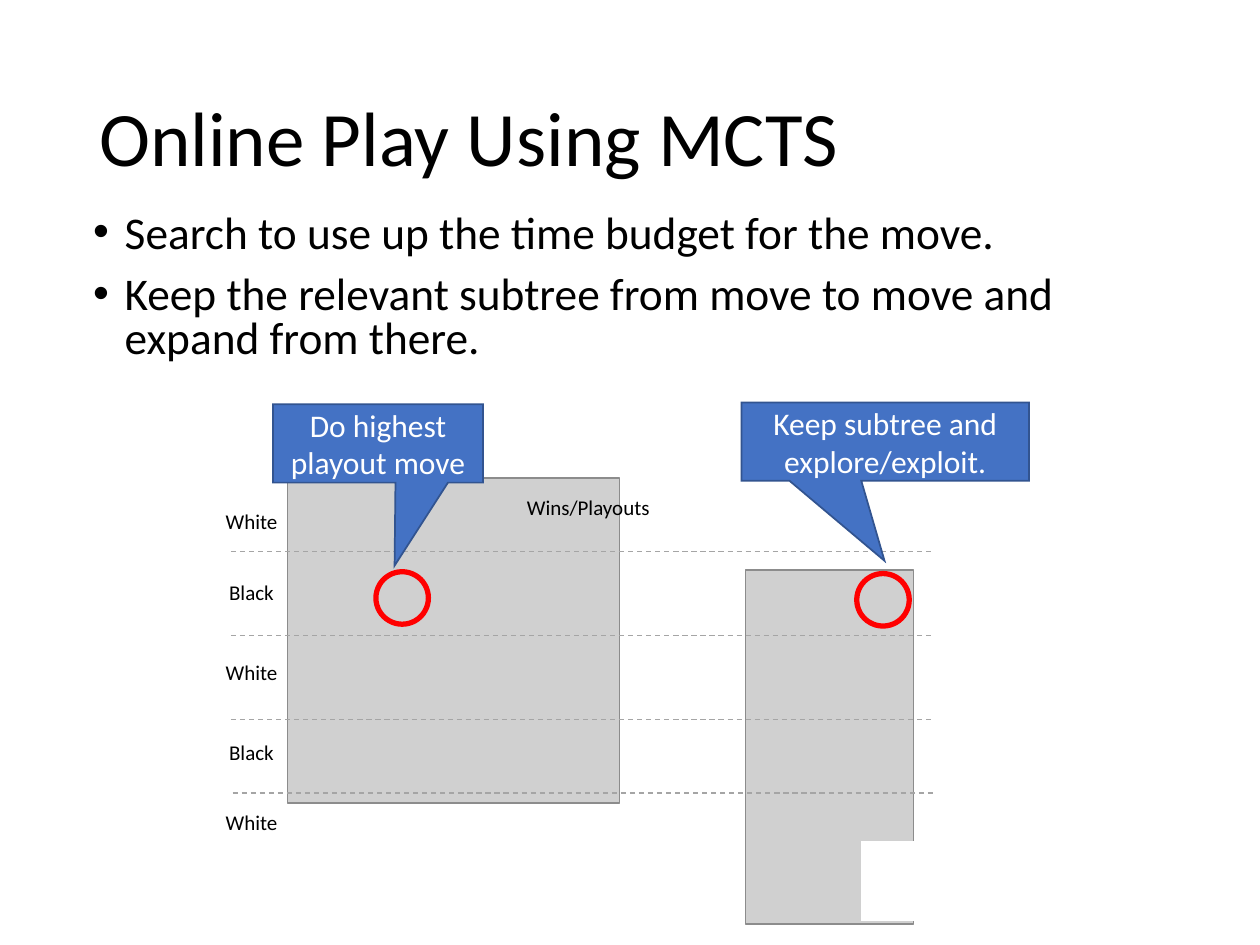
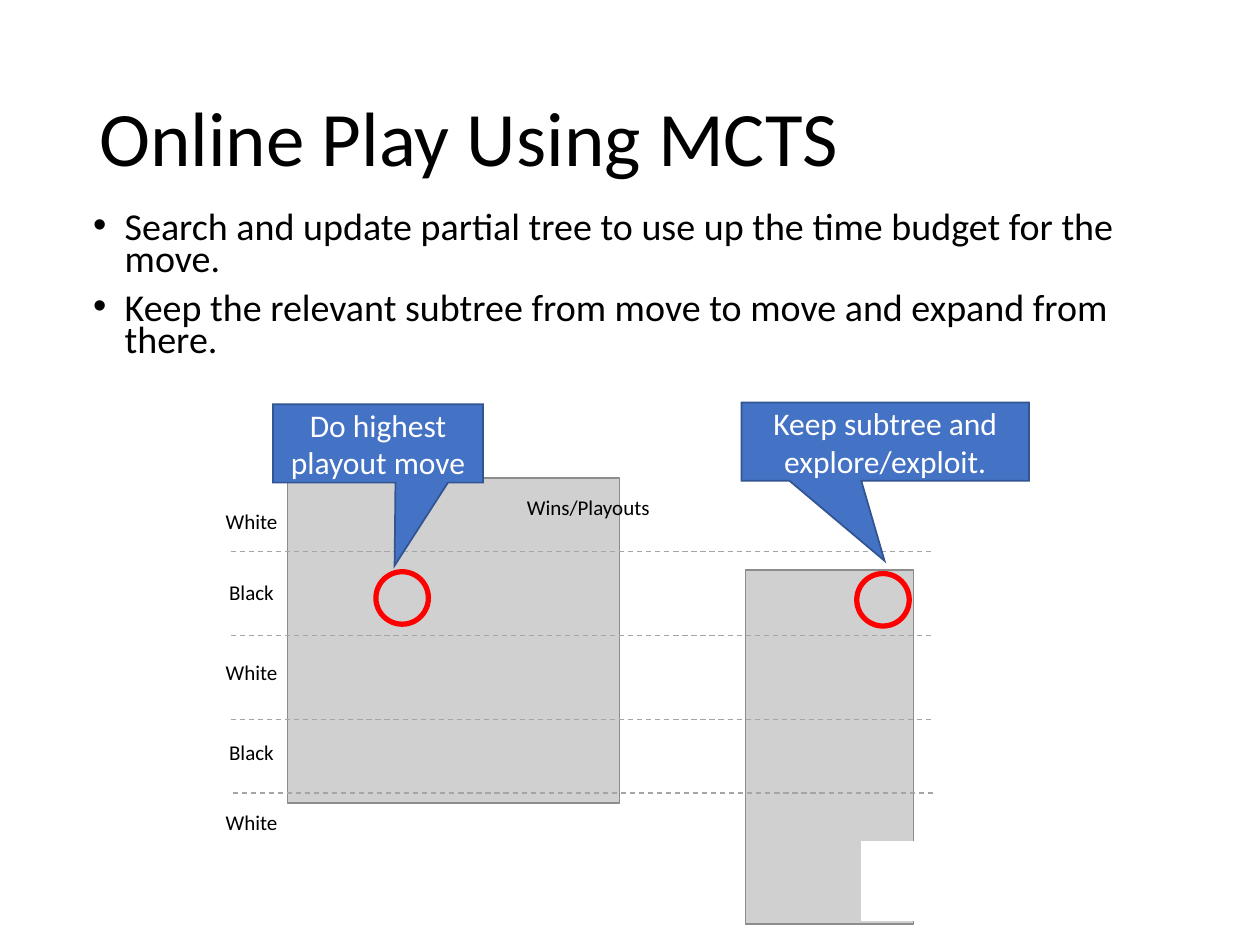
Before and after one commit to mhahsler/CS7320-AI, a slide deck: slide 38 of slides/05_games.pptx. Drawn at 1260x945 pixels with LibreOffice and Linux fonts; fonts in the diff are those of the drawing; grey boxes stand for pictures. Boxes give left, top, right and bottom in pixels: in the first picture for what was removed or moved away, otherwise in the second. Text is boxed around its words. In the diff, an @@ line names an element or a change of style, - is before the commit and + after.

```diff
--- a/slides/05_games.pptx
+++ b/slides/05_games.pptx
@@ text at [125, 213, 1114, 273]: text changed; size 25.9 to 21.7 pt @@
-• Search to use up the time budget for the move.
+• Search and update partial tree to use up the time budget for the move.
@@ text at [125, 294, 1108, 354]: size 25.9 to 21.7 pt in "Keep the relevant subtree from move to ..."; line spacing 0.8 to 0.7 @@
```
Also in this commit, not shown: 4 other slides changed, 1 other file.
